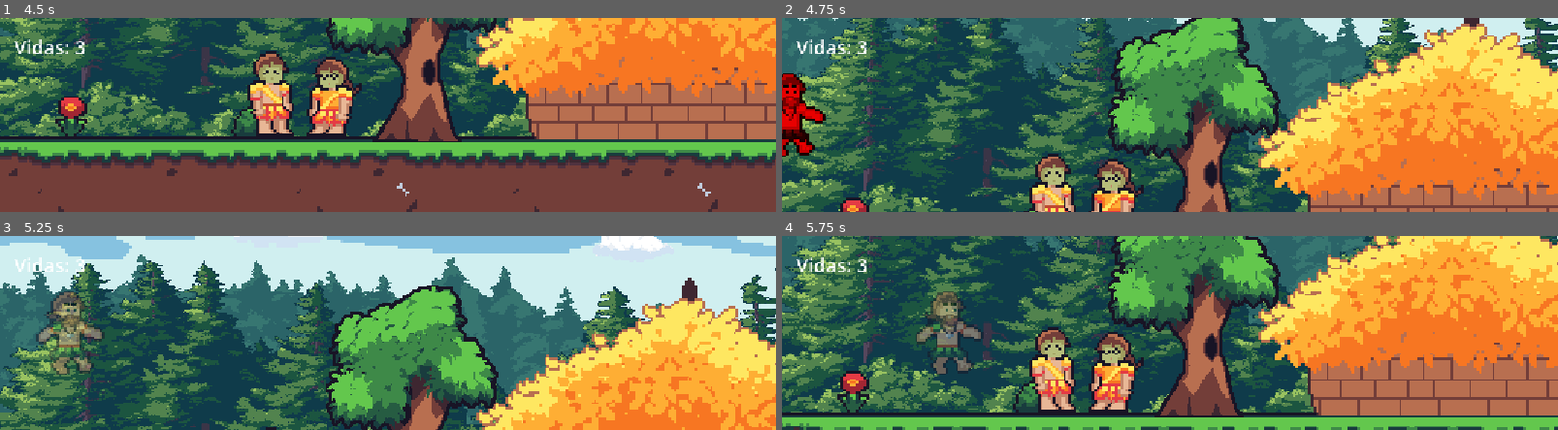
Above: before the commit, frames 1-4 (two rows, left to right).
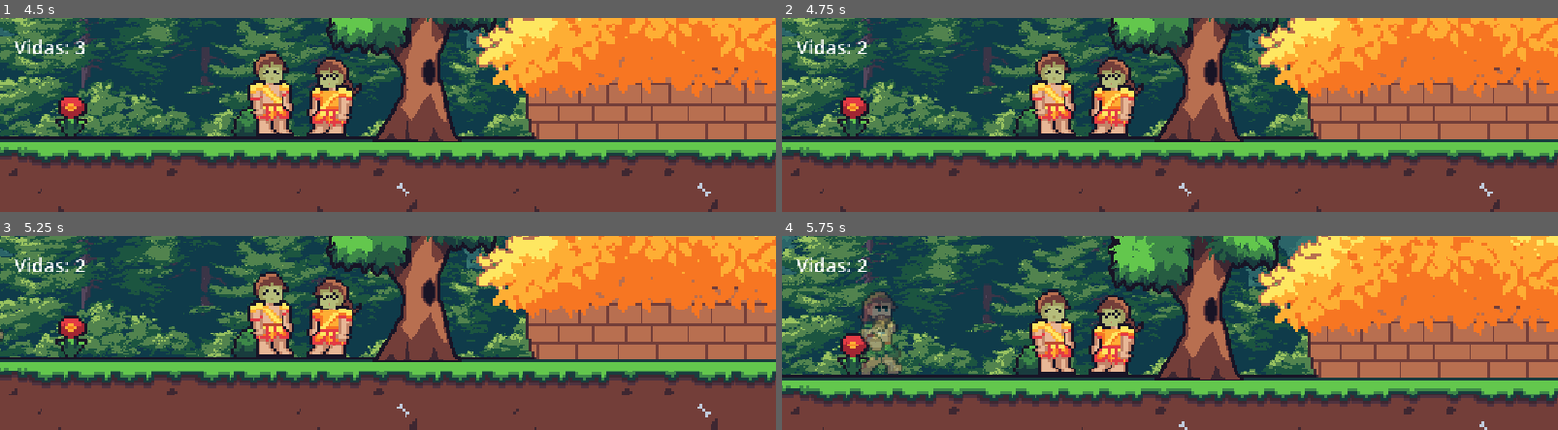
Above: after the commit, the same moments.

Repository: Juliocesar043/Homem-Primitivo
Game: Godot game, scene res://scene/village.tscn
Two runs of this game, one before a commit and one after it. Both use one fixed random seed, a clock stepped at 60 frames per second and the inputs below. This scene is started directly instead of the project's main scene. Sound files missing from this copy of the repository are replaced by a short silence.
Inputs:
- Up to frame 1 (4.5 s): tap Enter (ui_accept) at 0.5, 0.77, 1.52, 3.02, 3.77 s; hold Right (ui_right) 0.53-2.03 s; tap E (atacar) at 0.6, 3.6 s; tap F (interagir) at 1.35, 4.35 s; hold Left (ui_left) 2.03-4.28 s; tap 1 at 2.1 s; tap 2 at 2.85 s; hold Right (ui_right) from 4.28 s (still down)
- Up to frame 2 (4.75 s): keep holding Right (ui_right); tap Enter (ui_accept) at 4.52 s
- Up to frame 3 (5.25 s): keep holding Right (ui_right); tap 1 at 5.1 s
- Up to frame 4 (5.75 s): keep holding Right (ui_right)

Frame 1 is identical in both runs. In frame 2, 91% of the frame differs, in the area x 0-100%, y 0-100%; in frame 3, 95%; in frame 4, 79%.

Commit message:
Vila  correções

Diff:
--- a/scene/village_world.gd
+++ b/scene/village_world.gd
@@ -64,7 +64,8 @@
 
 
 	if jogador.global_position.y > 200:
-			jogador.receberDano()
+			GameManager.perderVida()
+			await get_tree().create_timer(1.0).timeout
 			jogador.global_position = NASCIMENTO_VILA
 
 
